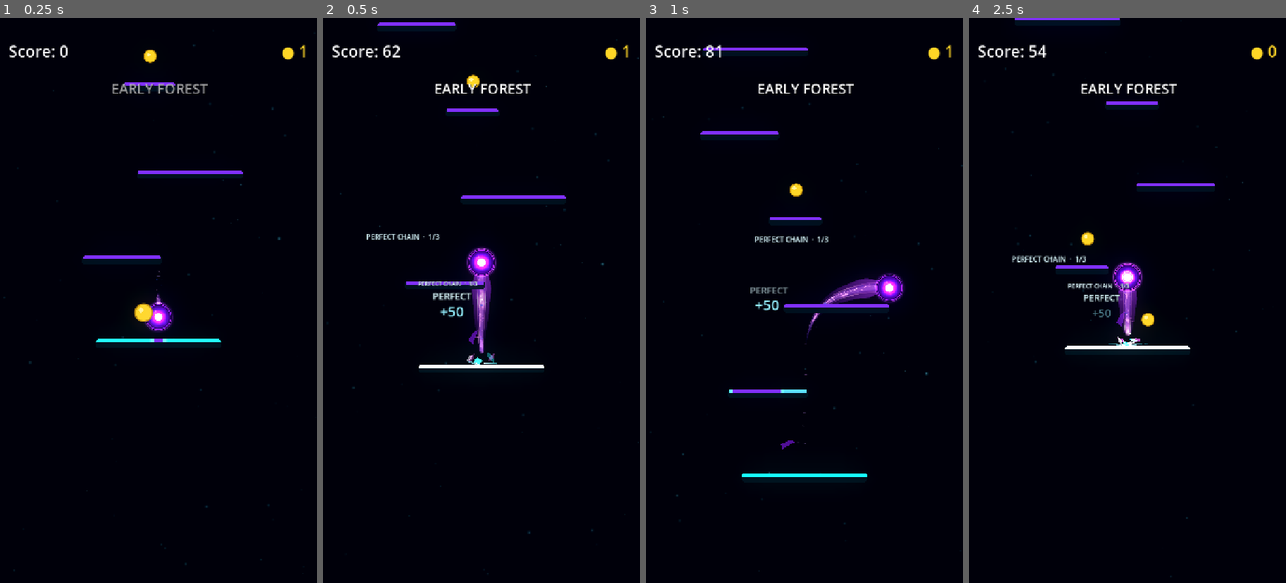
Above: before the commit, frames 1-4 (left to right).
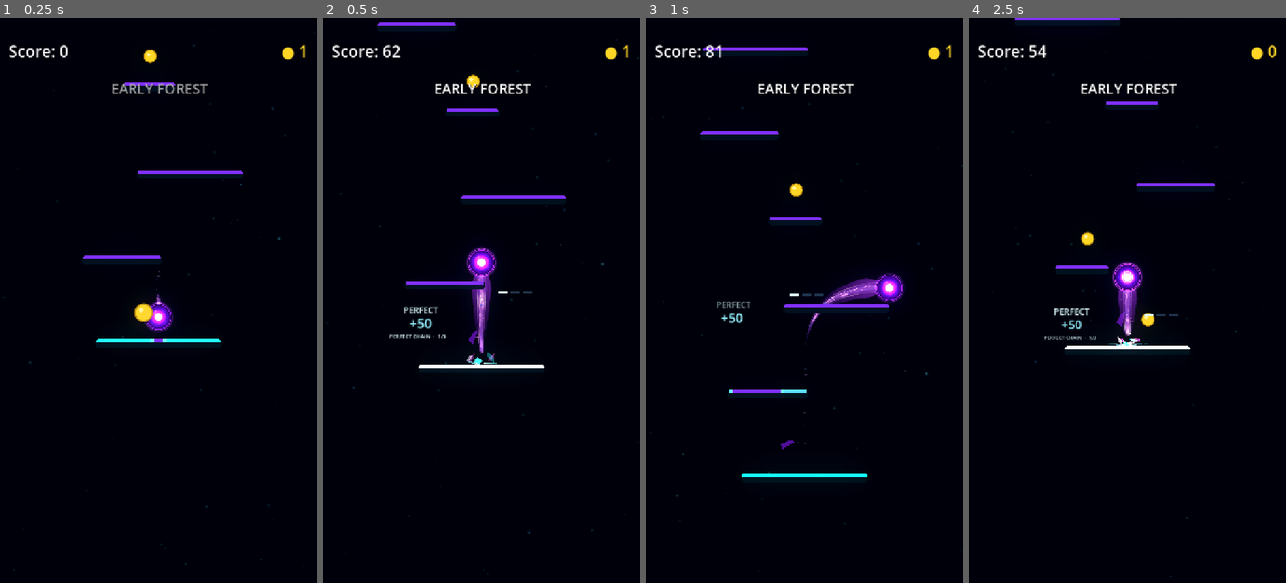
Above: after the commit, the same moments.

Repository: Kryodo/TowerJump
Game: Godot game, scene res://scenes/main.tscn
Two runs of this game, one before a commit and one after it. Both use one fixed random seed, a clock stepped at 60 frames per second and the inputs below.
Inputs (mouse positions are in pixels of both pictures, inside the frame that each line leads up to):
- Up to frame 1 (0.25 s): no input
- Up to frame 2 (0.5 s): no input
- Up to frame 3 (1 s): move the mouse to (874, 272) at 0.52 s; hold Right (ui_right) from 0.53 s (still down); click (874, 272) at 0.67 s
- Up to frame 4 (2.5 s): release Right (ui_right) at 1.25 s; drag from (1064, 328) to (1117, 193) at 1.27 s; click "Nochmal spielen" at 2 s

Frame 1 is identical in both runs. In frame 2, 0.8% of the frame differs, in the area x 13-66%, y 38-57%; in frame 3, 0.5%; in frame 4, 0.7%.

Commit message:
Refine local landing feedback layout and state hierarchy

Diff:
--- a/scripts/landing/landing_feedback_presenter.gd
+++ b/scripts/landing/landing_feedback_presenter.gd
@@ -14,12 +14,11 @@
 @export var landing_score_controller_path: NodePath = NodePath("../LandingScoreController")
 @export var ball_path: NodePath = NodePath("../Ball")
 
-const REWARD_SIZE := Vector2(224.0, 86.0)
-const STATUS_SIZE := Vector2(270.0, 60.0)
-const CLUTCH_SIZE := Vector2(168.0, 34.0)
-const EVENT_SIZE := Vector2(212.0, 38.0)
-const STATUS_SIDE_GAP := 14.0
-const BALL_CLEARANCE := 14.0
+const REWARD_SIZE := Vector2(164.0, 82.0)
+const STATUS_SIZE := Vector2(190.0, 52.0)
+const CLUTCH_SIZE := Vector2(144.0, 30.0)
+const EVENT_SIZE := Vector2(188.0, 34.0)
+const STATUS_SIDE_GAP := 7.0
 
 const GOOD_COLOR := Color(0.40, 0.86, 1.0, 1.0)
 const EPIC_COLOR := Color(0.72, 0.44, 1.0, 1.0)
@@ -33,14 +32,14 @@
 var _ball: Node2D
 
 var _status_root: Control
-var _chain_label: Label
+var _chain_progress_root: Control
+var _chain_segments: Array[ColorRect] = []
 var _combo_label: Label
 var _streak_label: Label
 
-## Side is locked while there's enough local room: +1 means right of the ball,
-## -1 means left. Vertical mode changes only when the current mode hits an edge.
+## The side is selected once and retained until that side no longer fits the
+## viewport. The anchor sits beside the ball's trailing edge, not in a screen corner.
 var _status_side: int = 0
-var _status_vertical: int = -1
 var _status_position_initialized: bool = false
 
 var _active_rewards: Array[Dictionary] = []
@@ -84,18 +83,35 @@
 	_status_root.z_index = 20
 	add_child(_status_root)
 
-	_chain_label = _make_label("ChainStatusLabel", Vector2(STATUS_SIZE.x, 28.0), 16, GOOD_COLOR, 4)
-	_chain_label.position = Vector2.ZERO
-	_chain_label.visible = false
-	_status_root.add_child(_chain_label)
-
-	_combo_label = _make_label("ComboStatusLabel", Vector2(STATUS_SIZE.x, 28.0), 18, EPIC_COLOR, 5)
-	_combo_label.position = Vector2.ZERO
+	# Before Combo activates, use a quiet three-segment progress cue instead of
+	# another sentence competing with the landing reward.
+	_chain_progress_root = Control.new()
+	_chain_progress_root.name = "ComboProgressIndicator"
+	_chain_progress_root.size = Vector2(82.0, 16.0)
+	_chain_progress_root.position = Vector2(1.0, 18.0)
+	_chain_progress_root.visible = false
+	_chain_progress_root.mouse_filter = Control.MOUSE_FILTER_IGNORE
+	_status_root.add_child(_chain_progress_root)
+
+	for i in range(3):
+		var segment := ColorRect.new()
+		segment.name = "ComboProgressSegment%d" % (i + 1)
+		segment.position = Vector2(float(i) * 28.0, 5.0)
+		segment.size = Vector2(21.0, 5.0)
+		segment.color = Color(0.14, 0.23, 0.34, 0.88)
+		segment.mouse_filter = Control.MOUSE_FILTER_IGNORE
+		_chain_progress_root.add_child(segment)
+		_chain_segments.append(segment)
+
+	_combo_label = _make_label("ComboStatusLabel", Vector2(STATUS_SIZE.x, 24.0), 16, EPIC_COLOR, 5)
+	_combo_label.position = Vector2(0.0, 12.0)
+	_combo_label.horizontal_alignment = HORIZONTAL_ALIGNMENT_LEFT
 	_combo_label.visible = false
 	_status_root.add_child(_combo_label)
 
-	_streak_label = _make_label("StreakStatusLabel", Vector2(STATUS_SIZE.x, 26.0), 17, STREAK_COLOR, 5)
-	_streak_label.position = Vector2(0.0, 30.0)
+	_streak_label = _make_label("StreakStatusLabel", Vector2(STATUS_SIZE.x, 24.0), 16, STREAK_COLOR, 5)
+	_streak_label.position = Vector2.ZERO
+	_streak_label.horizontal_alignment = HORIZONTAL_ALIGNMENT_LEFT
 	_streak_label.visible = false
 	_status_root.add_child(_streak_label)
 
@@ -133,20 +149,22 @@
 	if platform == null or not is_instance_valid(platform):
 		return
 
+	var reward_side: int = 0
 	if reward_feedback_enabled:
-		_spawn_landing_reward(result, platform)
+		reward_side = _spawn_landing_reward(result, platform)
 
 	if bool(result.get("clutch", false)):
-		_spawn_clutch_feedback(result, platform)
-
-	# Milestones are separate events, not another line underneath every reward.
+		_spawn_clutch_feedback(result, platform, reward_side)
+
+	# Milestones remain separate events, positioned relative to the persistent
+	# indicator rather than being added to the temporary reward detail line.
 	if bool(result.get("streak_activated", false)):
 		_spawn_state_transition("▲  STREAK!", STREAK_COLOR)
 	elif bool(result.get("combo_activated", false)):
 		_spawn_state_transition("✦  COMBO!", _quality_color(str(result.get("quality", "GOOD"))))
 
 
-func _spawn_landing_reward(result: Dictionary, platform: Node2D) -> void:
+func _spawn_landing_reward(result: Dictionary, platform: Node2D) -> int:
 	var ball_radius: float = _get_ball_radius()
 	var platform_height: float = _get_platform_height(platform)
 	var contact_y: float = platform.global_position.y - platform_height * 0.5
@@ -167,72 +185,78 @@
 	reward_root.z_index = 30
 	add_child(reward_root)
 
+	# Visual reading order stays grade -> points -> detail. The detail line
+	# remains last in the cluster, but its short lifetime lets it leave first.
+	var grade_label := _make_label(
+		"LandingGrade", Vector2(REWARD_SIZE.x, 25.0), 19, quality_color, 5
+	)
+	grade_label.position = Vector2.ZERO
+	grade_label.text = quality
+	reward_root.add_child(grade_label)
+
+	var points_label := _make_label(
+		"LandingPoints", Vector2(REWARD_SIZE.x, 35.0), 29, SCORE_COLOR, 6
+	)
+	points_label.position = Vector2(0.0, 23.0)
+	points_label.text = "+%d" % int(result.get("total_points", 0))
+	reward_root.add_child(points_label)
+
 	var detail_label := _make_label(
-		"LandingRewardDetail", Vector2(REWARD_SIZE.x, 20.0), 13, quality_color.lightened(0.14), 3
-	)
-	detail_label.position = Vector2.ZERO
+		"LandingRewardDetail", Vector2(REWARD_SIZE.x, 19.0), 12, quality_color.lightened(0.14), 3
+	)
+	detail_label.position = Vector2(0.0, 61.0)
 	detail_label.text = detail_text
 	reward_root.add_child(detail_label)
 
-	var grade_label := _make_label(
-		"LandingGrade", Vector2(REWARD_SIZE.x, 28.0), 21, quality_color, 5
-	)
-	grade_label.position = Vector2(0.0, 19.0)
-	grade_label.text = quality
-	reward_root.add_child(grade_label)
-
-	var points_label := _make_label(
-		"LandingPoints", Vector2(REWARD_SIZE.x, 38.0), 32, SCORE_COLOR, 6
-	)
-	points_label.position = Vector2(0.0, 46.0)
-	points_label.text = "+%d" % int(result.get("total_points", 0))
-	reward_root.add_child(points_label)
-
-	var start_position: Vector2 = _choose_reward_start(screen_anchor, viewport_size, ball_radius)
+	var platform_side := signf(landing_x - platform.global_position.x)
+	var preferred_reward_side: int
+	if not is_zero_approx(platform_side):
+		preferred_reward_side = -int(platform_side)
+	else:
+		preferred_reward_side = 1 if screen_anchor.x < viewport_size.x * 0.5 else -1
+
+	var start_position: Vector2 = _choose_reward_start(
+		screen_anchor,
+		viewport_size,
+		ball_radius,
+		preferred_reward_side
+	)
 	reward_root.position = start_position
-
-	var center_x: float = start_position.x + REWARD_SIZE.x * 0.5
-	var drift_direction: float = signf(center_x - screen_anchor.x)
-	if is_zero_approx(drift_direction):
-		drift_direction = 1.0 if screen_anchor.x < viewport_size.x * 0.5 else -1.0
-	if center_x < screen_safe_margin + REWARD_SIZE.x * 0.5 + 42.0:
-		drift_direction = 1.0
-	elif center_x > viewport_size.x - screen_safe_margin - REWARD_SIZE.x * 0.5 - 42.0:
-		drift_direction = -1.0
+	var reward_side: int = 1 if start_position.x > screen_anchor.x else -1
 
 	var parts: Array[Dictionary] = [
-		{
-			"label": detail_label,
-			"base_position": detail_label.position,
-			"delay": 0.0,
-			"fade_start": 0.20,
-			"fade_duration": 0.18,
-			"duration": 0.42,
-			"drift_factor": 0.65,
-			"rise_factor": 0.70,
-			"spring": 0.90,
-		},
 		{
 			"label": grade_label,
 			"base_position": grade_label.position,
-			"delay": 0.045,
-			"fade_start": 0.56,
-			"fade_duration": 0.22,
-			"duration": 0.82,
-			"drift_factor": 0.28,
-			"rise_factor": 0.30,
-			"spring": 0.82,
+			"delay": 0.0,
+			"fade_start": 0.60,
+			"fade_duration": 0.24,
+			"duration": 0.92,
+			"drift_factor": 0.12,
+			"rise_factor": 0.18,
+			"spring": 0.84,
 		},
 		{
 			"label": points_label,
 			"base_position": points_label.position,
-			"delay": 0.105,
-			"fade_start": 0.76,
-			"fade_duration": 0.24,
-			"duration": 1.10,
-			"drift_factor": 0.58,
-			"rise_factor": 0.52,
-			"spring": 0.72,
+			"delay": 0.055,
+			"fade_start": 0.80,
+			"fade_duration": 0.25,
+			"duration": 1.12,
+			"drift_factor": 0.22,
+			"rise_factor": 0.25,
+			"spring": 0.76,
+		},
+		{
+			"label": detail_label,
+			"base_position": detail_label.position,
+			"delay": 0.08,
+			"fade_start": 0.22,
+			"fade_duration": 0.20,
+			"duration": 0.46,
+			"drift_factor": 0.42,
+			"rise_factor": 0.12,
+			"spring": 0.90,
 		},
 	]
 
@@ -243,9 +267,10 @@
 		"anchor": screen_anchor,
 		"age": 0.0,
 		"lifetime": maxf(reward_lifetime, 0.8),
-		"drift_x": drift_direction * randf_range(16.0, 24.0),
+		"drift_x": float(reward_side) * randf_range(36.0, 46.0),
 		"phase": randf_range(0.0, TAU),
 	})
+	return reward_side
 
 
 func _build_reward_detail(result: Dictionary) -> String:
@@ -263,52 +288,46 @@
 func _choose_reward_start(
 	anchor: Vector2,
 	viewport_size: Vector2,
-	ball_radius: float
+	ball_radius: float,
+	preferred_side: int
 ) -> Vector2:
-	var safe_y: float = screen_safe_margin
-	var desired_y: float = anchor.y - REWARD_SIZE.y - 8.0
-	if desired_y < safe_y:
-		# At the top edge, keep the reward beside the contact point rather than
-		# pinning it to the top of the screen.
-		desired_y = anchor.y + ball_radius + 6.0
-	desired_y = clampf(desired_y, safe_y, viewport_size.y - safe_y - REWARD_SIZE.y)
-
-	var preferred_offset: float
-	if _status_side != 0:
-		preferred_offset = -float(_status_side) * 64.0
+	# Keep the reward beside the landing. This is a two-side local choice only:
+	# no screen-wide search and no later repositioning while it animates.
+	var available_right: float = (
+		viewport_size.x - screen_safe_margin
+		- (anchor.x + ball_radius + 7.0)
+	)
+	var available_left: float = anchor.x - ball_radius - 7.0 - screen_safe_margin
+	var right_fits: bool = available_right >= REWARD_SIZE.x
+	var left_fits: bool = available_left >= REWARD_SIZE.x
+	var chosen_side: int = 1 if preferred_side >= 0 else -1
+
+	if chosen_side > 0 and not right_fits:
+		if left_fits:
+			chosen_side = -1
+		elif available_left > available_right:
+			chosen_side = -1
+	elif chosen_side < 0 and not left_fits:
+		if right_fits:
+			chosen_side = 1
+		elif available_right > available_left:
+			chosen_side = 1
+
+	var x: float
+	if chosen_side > 0:
+		x = anchor.x + ball_radius + 7.0
 	else:
-		preferred_offset = 56.0 if anchor.x < viewport_size.x * 0.5 else -56.0
-	var candidates: Array[Vector2] = [
-		Vector2(anchor.x - REWARD_SIZE.x * 0.5 + preferred_offset, desired_y),
-		Vector2(anchor.x - REWARD_SIZE.x * 0.5 - preferred_offset, desired_y),
-	]
-	var ball_rect := Rect2(
-		anchor - Vector2(ball_radius + BALL_CLEARANCE, ball_radius + BALL_CLEARANCE),
-		Vector2((ball_radius + BALL_CLEARANCE) * 2.0, (ball_radius + BALL_CLEARANCE) * 2.0)
-	)
-	var obstacles: Array[Rect2] = []
-	if _status_root != null and _status_root.visible and _status_position_initialized:
-		obstacles.append(Rect2(_status_root.position, STATUS_SIZE))
-	obstacles.append_array(_get_visible_hud_rects())
-	obstacles.append_array(_get_active_feedback_rects())
-
-	var best_position: Vector2 = _fit_local_position(candidates[0], REWARD_SIZE, viewport_size)
-	var best_cost: float = INF
-	for requested in candidates:
-		var fitted: Vector2 = _fit_local_position(requested, REWARD_SIZE, viewport_size)
-		var reward_rect := Rect2(fitted, REWARD_SIZE)
-		var cost: float = requested.distance_to(fitted) * 3.0
-		cost += _rect_overlap_area(reward_rect, ball_rect) * 0.55
-		for obstacle in obstacles:
-			cost += _rect_overlap_area(reward_rect, obstacle) * 0.40
-		if cost < best_cost:
-			best_cost = cost
-			best_position = fitted
-
-	return best_position
-
-
-func _spawn_clutch_feedback(result: Dictionary, platform: Node2D) -> void:
+		x = anchor.x - ball_radius - 7.0 - REWARD_SIZE.x
+
+	var y: float = anchor.y - 42.0
+	return _fit_local_position(Vector2(x, y), REWARD_SIZE, viewport_size)
+
+
+func _spawn_clutch_feedback(
+	result: Dictionary,
+	platform: Node2D,
+	reward_side: int
+) -> void:
 	var half_width: float = 110.0
 	if platform.has_method("half_width"):
 		half_width = maxf(float(platform.call("half_width")), 1.0)
@@ -319,33 +338,55 @@
 
 	var landing_x: float = float(result.get("landing_world_x", platform.global_position.x))
 	var landing_side: float = signf(landing_x - platform.global_position.x)
+	var viewport_size: Vector2 = _get_viewport_size()
 	if is_zero_approx(landing_side):
-		landing_side = 1.0 if landing_x < _get_viewport_size().x * 0.5 else -1.0
+		var platform_screen := get_viewport().get_canvas_transform() * platform.global_position
+		landing_side = 1.0 if platform_screen.x < viewport_size.x * 0.5 else -1.0
 
 	var world_edge := Vector2(
 		platform.global_position.x + landing_side * half_width,
 		platform.global_position.y - _get_platform_height(platform) * 0.5
 	)
 	var edge_screen: Vector2 = get_viewport().get_canvas_transform() * world_edge
-	var viewport_size: Vector2 = _get_viewport_size()
-	var place_left: bool = edge_screen.x > viewport_size.x * 0.5
-	var requested_x: float = edge_screen.x - CLUTCH_SIZE.x + 8.0 if place_left else edge_screen.x - 8.0
-	var requested_y: float = edge_screen.y - _get_ball_radius() - CLUTCH_SIZE.y
+
+	# Clutch belongs outside the risky edge when space permits. If the reward
+	# had to use that same side, place Clutch just below the edge to separate
+	# the two events vertically instead of forcing the reward to relocate.
+	var outside_x: float = (
+		edge_screen.x + 7.0
+		if landing_side > 0.0
+		else edge_screen.x - CLUTCH_SIZE.x - 7.0
+	)
+	var outside_fits: bool = (
+		outside_x >= screen_safe_margin
+		and outside_x + CLUTCH_SIZE.x <= viewport_size.x - screen_safe_margin
+	)
+	var inside_x: float = (
+		edge_screen.x - CLUTCH_SIZE.x - 7.0
+		if landing_side > 0.0
+		else edge_screen.x + 7.0
+	)
+	var requested_x: float = outside_x if outside_fits else inside_x
+	var requested_y: float = edge_screen.y - _get_ball_radius() - CLUTCH_SIZE.y + 8.0
+	if reward_side != 0 and reward_side == int(landing_side):
+		requested_y = edge_screen.y + 5.0
+
 	var start := _fit_local_position(
 		Vector2(requested_x, requested_y),
 		CLUTCH_SIZE,
 		viewport_size
 	)
+	var clutch_drift_direction: float = landing_side if outside_fits else -landing_side
 	var clutch_label := _spawn_floating_label(
-		"✦  CLUTCH +%d" % int(result.get("clutch_bonus", 0)),
+		"◆  CLUTCH +%d" % int(result.get("clutch_bonus", 0)),
 		CLUTCH_COLOR,
-		19,
+		17,
 		CLUTCH_SIZE,
 		start,
 		0.66,
-		-landing_side * 26.0,
-		-22.0,
-		0.015,
+		clutch_drift_direction * 22.0,
+		-12.0,
+		0.008,
 		38,
 		0.0
 	)
@@ -426,30 +467,32 @@
 
 
 func _get_status_target(ball_screen: Vector2, viewport_size: Vector2) -> Vector2:
+	var radius: float = _get_ball_radius()
+	var right_x: float = ball_screen.x + radius + STATUS_SIDE_GAP
+	var left_x: float = ball_screen.x - radius - STATUS_SIDE_GAP - STATUS_SIZE.x
+	var right_fits: bool = right_x + STATUS_SIZE.x <= viewport_size.x - screen_safe_margin
+	var left_fits: bool = left_x >= screen_safe_margin
+
+	# Pick a nearby side once. After that, only change side if it actually
+	# runs out of viewport space; crossing the screen midpoint does nothing.
 	if _status_side == 0:
-		_status_side = 1 if ball_screen.x < viewport_size.x * 0.5 else -1
-
-	var radius: float = _get_ball_radius()
-	var left_x: float = ball_screen.x - radius - STATUS_SIDE_GAP - STATUS_SIZE.x
-	var right_x: float = ball_screen.x + radius + STATUS_SIDE_GAP
-
-	# Switch sides only when the selected local position actually runs out of
-	# room. The gap between these thresholds prevents side-flipping jitter.
-	if _status_side > 0 and right_x + STATUS_SIZE.x > viewport_size.x - screen_safe_margin:
+		if right_fits:
+			_status_side = 1
+		elif left_fits:
+			_status_side = -1
+		else:
+			var right_room: float = viewport_size.x - screen_safe_margin - right_x
+			var left_room: float = left_x - screen_safe_margin
+			_status_side = 1 if right_room >= left_room else -1
+	elif _status_side > 0 and not right_fits and left_fits:
 		_status_side = -1
-	elif _status_side < 0 and left_x < screen_safe_margin:
+	elif _status_side < 0 and not left_fits and right_fits:
 		_status_side = 1
 
 	var x: float = right_x if _status_side > 0 else left_x
-	var above_y: float = ball_screen.y - radius - STATUS_SIZE.y - 12.0
-	var below_y: float = ball_screen.y + radius + 12.0
-
-	if _status_vertical < 0 and above_y < screen_safe_margin:
-		_status_vertical = 1
-	elif _status_vertical > 0 and below_y + STATUS_SIZE.y > viewport_size.y - screen_safe_margin:
-		_status_vertical = -1
-
-	var y: float = above_y if _status_vertical < 0 else below_y
+	# This fixed trailing-side offset keeps the status connected to the comet.
+	# It only clamps when the ball is genuinely near a viewport boundary.
+	var y: float = ball_screen.y + radius * 0.42
 	return _fit_local_position(Vector2(x, y), STATUS_SIZE, viewport_size)
 
 
@@ -479,7 +522,7 @@
 
 	var chain_count: int = int(state.get("chain_count", 0))
 	if chain_count <= 0:
-		_hide_indicator(_chain_label)
+		_chain_progress_root.visible = false
 		_hide_indicator(_combo_label)
 		_hide_indicator(_streak_label)
 		_status_root.visible = false
@@ -490,30 +533,31 @@
 	var combo_active: bool = bool(state.get("combo_active", false))
 	var streak_active: bool = bool(state.get("streak_active", false))
 	var multiplier: float = float(state.get("multiplier", 1.0))
-	var activation_count: int = int(state.get("combo_activation_landings", 3))
+	var activation_count: int = maxi(int(state.get("combo_activation_landings", 3)), 1)
+	var quality_color: Color = _quality_color(quality)
 
 	_status_root.visible = true
-	if combo_active:
-		_hide_indicator(_chain_label)
-	else:
-		_set_indicator(
-			_chain_label,
-			"%s CHAIN  ·  %d/%d" % [quality, chain_count, activation_count],
-			_quality_color(quality),
-			previous_chain_count != chain_count or previous_combo_active
-		)
+	_chain_progress_root.visible = not combo_active
+	var filled_segments: int = mini(chain_count, _chain_segments.size())
+	for i in range(_chain_segments.size()):
+		var segment := _chain_segments[i]
+		segment.color = quality_color if i < filled_segments else Color(0.14, 0.23, 0.34, 0.88)
 
 	if combo_active:
 		_set_indicator(
 			_combo_label,
 			"✦  %s COMBO  ×%.2f" % [quality, multiplier],
-			_quality_color(quality),
+			quality_color,
 			not previous_combo_active
 		)
 	else:
 		_hide_indicator(_combo_label)
 
 	if streak_active:
+		# STREAK owns the primary line once it activates; Combo and its
+		# multiplier remain available below it as the secondary state.
+		_streak_label.position = Vector2(0.0, 0.0)
+		_combo_label.position = Vector2(0.0, 25.0)
 		_set_indicator(
 			_streak_label,
 			"▲  STREAK  %02d" % chain_count,
@@ -521,6 +565,8 @@
 			not previous_streak_active
 		)
 	else:
+		_combo_label.position = Vector2(0.0, 12.0)
+		_streak_label.position = Vector2.ZERO
 		_hide_indicator(_streak_label)
 
 	if (combo_active and not previous_combo_active) or (streak_active and not previous_streak_active):
@@ -629,37 +675,6 @@
 	return get_viewport().get_canvas_transform() * _ball.global_position
 
 
-func _get_active_feedback_rects() -> Array[Rect2]:
-	var rects: Array[Rect2] = []
-	for reward in _active_rewards:
-		var root := reward.get("root") as Control
-		if root != null and is_instance_valid(root) and root.modulate.a > 0.12:
-			rects.append(Rect2(root.position, root.size))
-
-	for item in _active_floats:
-		var label := item.get("label") as Control
-		if label != null and is_instance_valid(label) and label.modulate.a > 0.12:
-			rects.append(Rect2(label.position, label.size))
-
-	return rects
-
-func _get_visible_hud_rects() -> Array[Rect2]:
-	var rects: Array[Rect2] = []
-	var hud_paths: Array[NodePath] = [
-		NodePath("../HUD/ScoreLabel"),
-		NodePath("../HUD/CoinLabel"),
-		NodePath("../HUD/DebugSectionLabel"),
-	]
-	for hud_path in hud_paths:
-		var hud_control := get_node_or_null(hud_path) as Control
-		if hud_control == null or not hud_control.is_visible_in_tree():
-			continue
-		if hud_control.modulate.a <= 0.08:
-			continue
-		rects.append(hud_control.get_global_rect())
-	return rects
-
-
 func _fit_local_position(position: Vector2, element_size: Vector2, viewport_size: Vector2) -> Vector2:
 	var max_x: float = maxf(screen_safe_margin, viewport_size.x - screen_safe_margin - element_size.x)
 	var max_y: float = maxf(screen_safe_margin, viewport_size.y - screen_safe_margin - element_size.y)
@@ -811,7 +826,7 @@
 	_state_pop_timer = maxf(_state_pop_timer - delta, 0.0)
 	if _state_pop_timer <= 0.0:
 		var pulse: float = sin(_pulse_clock * 3.0)
-		for label in [_chain_label, _combo_label, _streak_label]:
+		for label in [_combo_label, _streak_label]:
 			if label.visible and not bool(_indicator_hiding.get(label.name, false)):
 				label.scale = Vector2.ONE * (1.0 + pulse * 0.008)
 				label.modulate.a = 0.94 + pulse * 0.045
